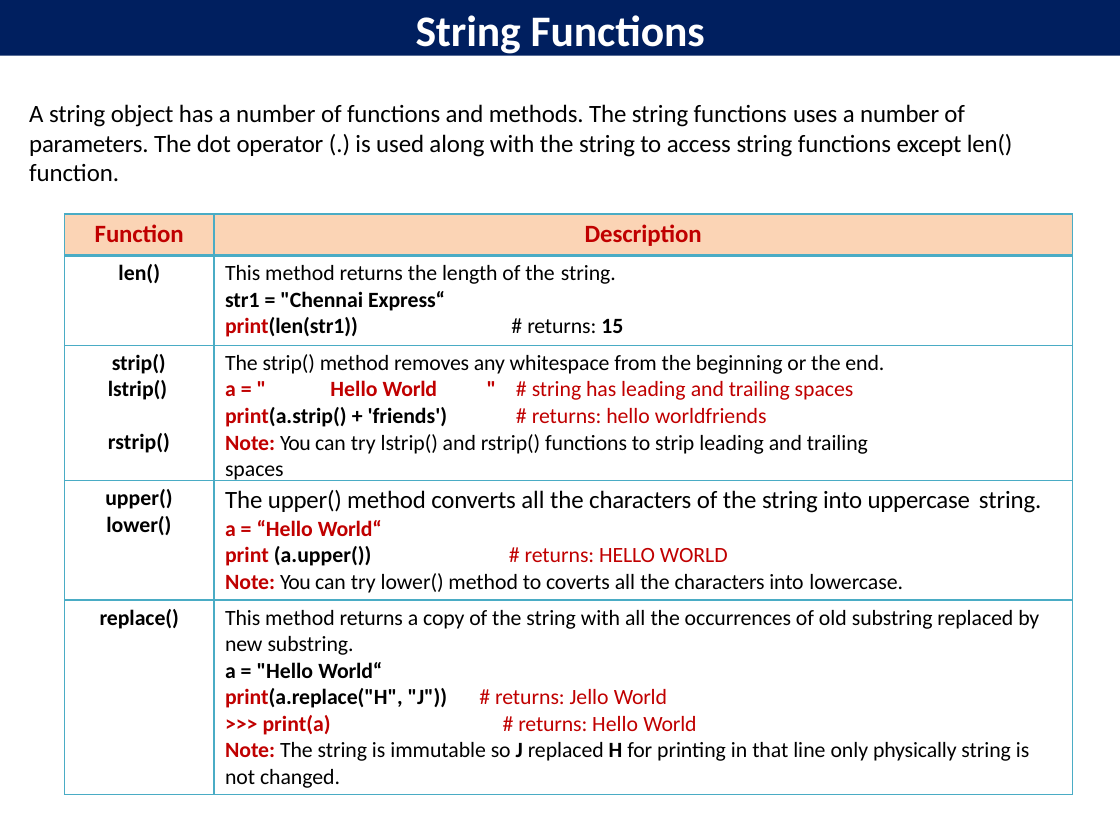
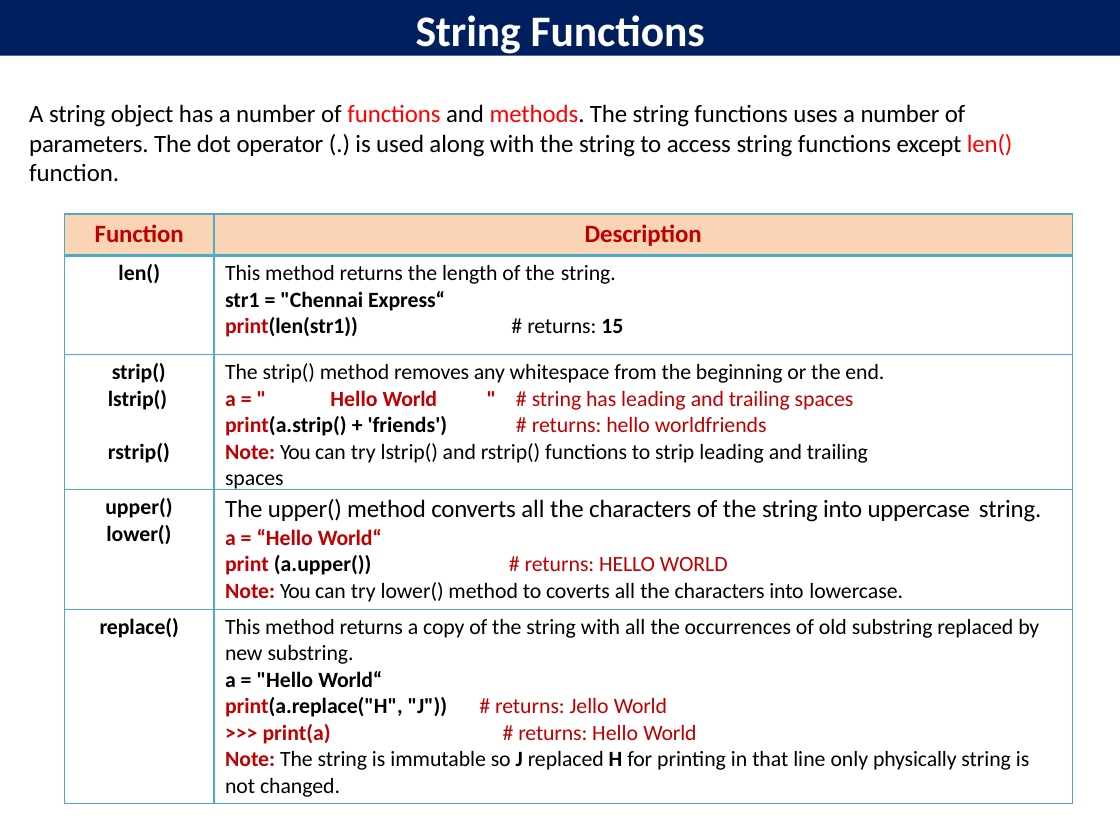
Before and after one commit to davcpscn/XI, a slide deck: slide 12 of Presentations/String.pptx. Drawn at 1120x840 pixels with LibreOffice and Linux fonts; fonts in the diff are those of the drawing. Boxes give left, top, right and bottom in pixels: in the first picture for what was removed or moved away, otherwise in the second. Text is boxed around its words. In the diff, an @@ line names an element or a change of style, - is before the commit and + after.

```diff
--- a/Presentations/String.pptx
+++ b/Presentations/String.pptx
@@ text "A string object has a ..." at (29,104,1013,181): text colour #000000 to #FF0000 in "functions methods. len()" @@
@@ table: place and size @@
-table at (65,214,1073,792)
+table at (65,214,1073,801)
```
Also in this commit, not shown: 3 other files.
